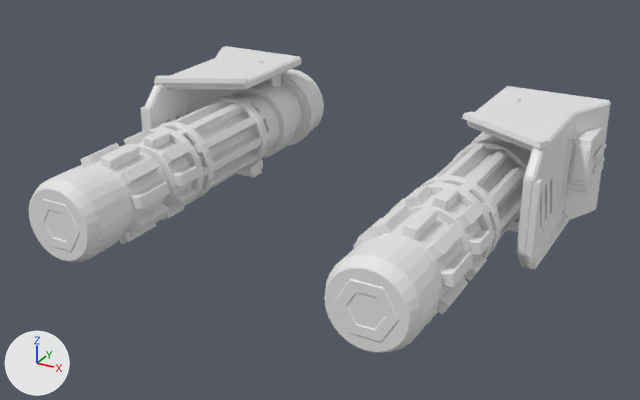
The OBJ model Assets/Resources/Models/Twins_M1/barrel.obj: old version first, new version second.
Before and after are seen from a camera (50 mm lens) standing at (0.769, -1.825, 0.655) and looking at (0.009, -0.445, -0.035). The axes (+X, +Y, +Z) are drawn at lower left. The lights are the same throughout. The first picture is the older version. Where no turn or scale is listed for an object, it has been applied to the vertices. Vertices at exactly the same position are counted once.

Names of what the first picture shows: 'barrel'.
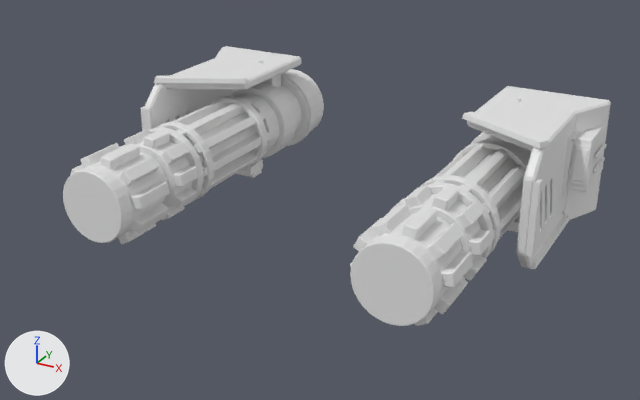
Where the change shows, as pixel boxes [x1, y1, x2, y2] in the pictures (640 x 400 px):
'barrel', reshaped (9% shorter)
    before: [29, 46, 611, 353]
    after: [63, 46, 611, 326]
part 1 of me_barrel, deleted
    before: [29, 167, 439, 353]

The change in detail:
me_barrel is used by ob_barrel; location (0.0, 0.0, 0.0).
me_barrel had 7347 vertices, 14468 faces and spanned x -0.46..0.468, y -0.83..-0.018, z -0.115..0.139.
me_barrel now has 6676 vertices, 13038 faces and spans x -0.46..0.468, y -0.743..-0.018, z -0.115..0.139.
me_barrel part 1: 6 loose pieces with 671 vertices, spanning x -0.374..0.374, y -0.83..-0.743, z -0.078..0.078, are deleted.
Other edits to the shape of me_barrel do not show in these pictures.
